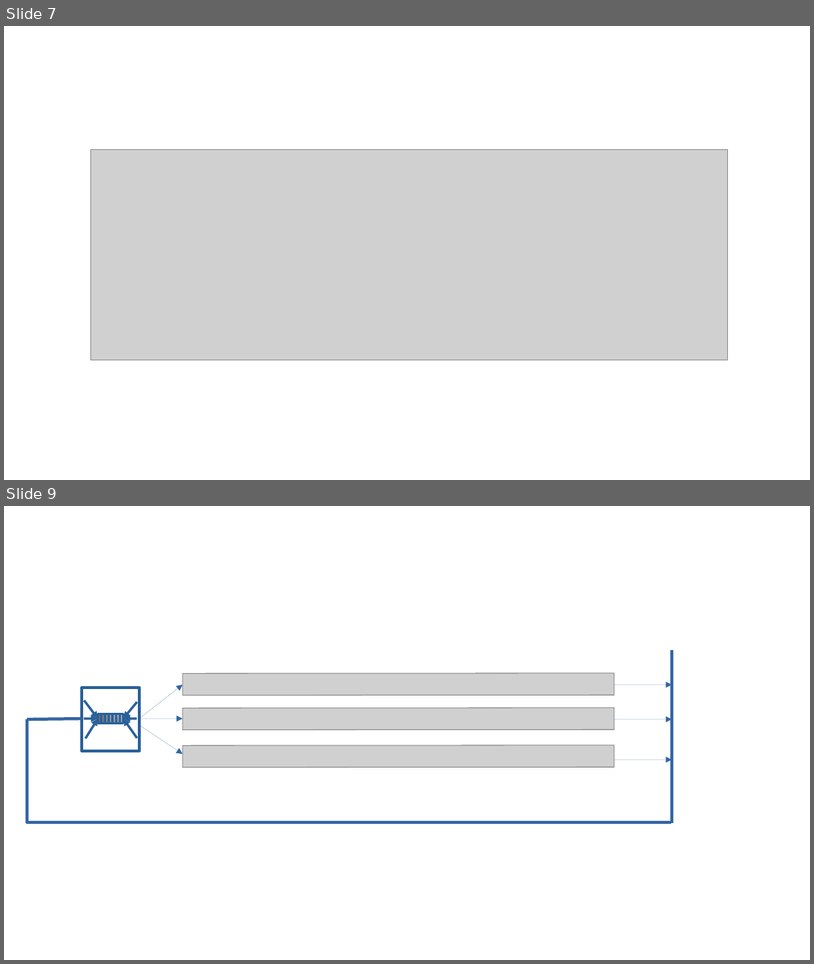
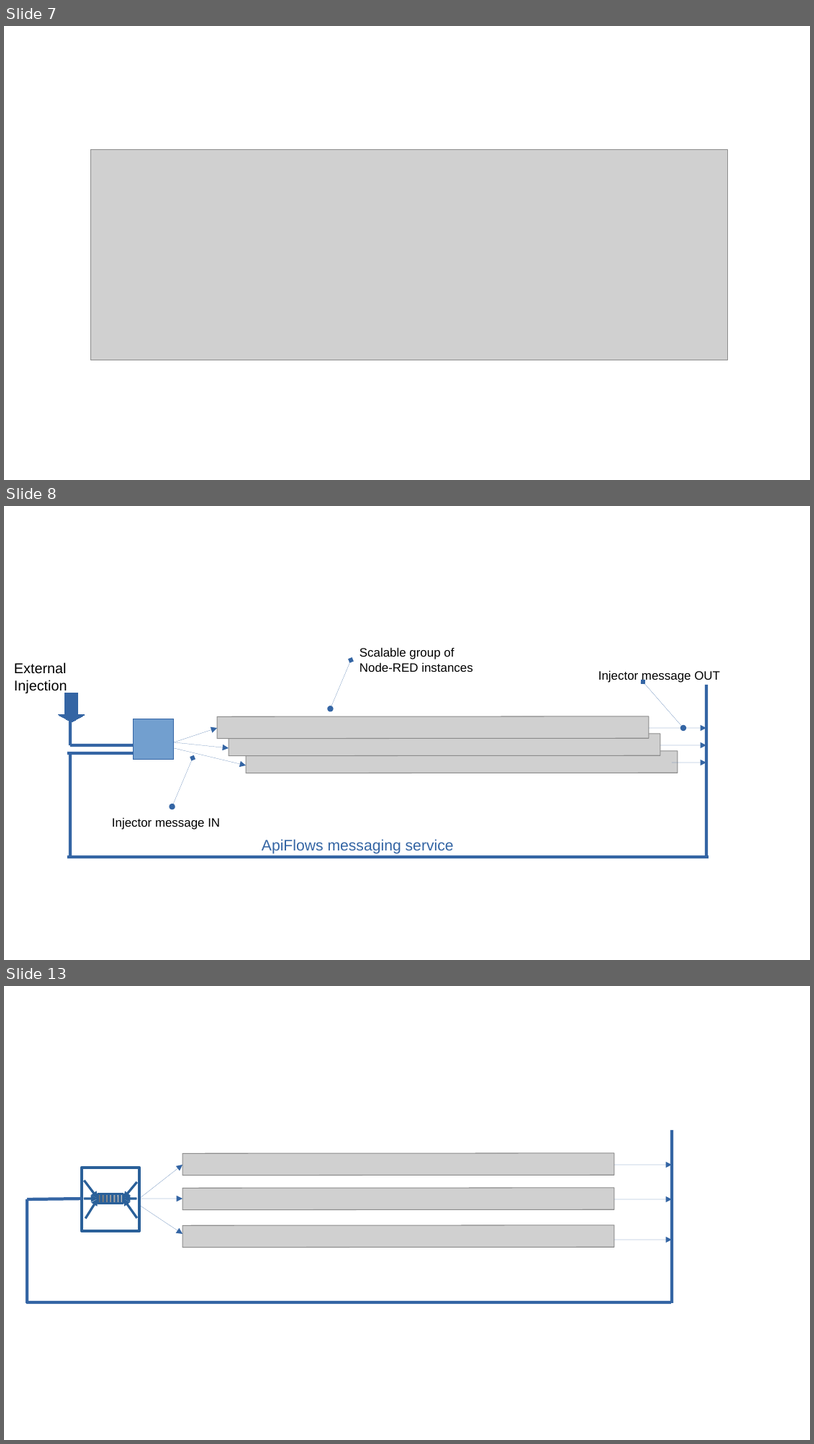
Before and after one commit to ApiValley/ApiFlows-Docs, a slide deck: presentation/Documentation_images_source.odp. Shown one above the other, each under a label of ours: slides 7 and 9 before the commit, slides 7, 8 and 13 after it; the slides between them are not shown. The pictures are 814x964 and 814x1444 pixels, drawn with LibreOffice and Linux fonts; fonts in the diff are those of the drawing; grey boxes stand for pictures. Boxes give left, top, right and bottom in pixels: in the first picture for what was removed or moved away, otherwise in the second. Text is boxed around its words. In the diff, an @@ line names an element or a change of style, - is before the commit and + after.

```diff
--- a/presentation/Documentation_images_source.odp
+++ b/presentation/Documentation_images_source.odp
@@ slide 8 added at [4,506,810,960], background #FFFFFF @@
@@ text added at [360,647,473,672], 12 pt, text #000000 @@
+Scalable group of
+Node-RED instances
@@ text added at [14,662,67,694], 14 pt, text #000000 @@
+External
+Injection
@@ double arrow added from (330, 709) to (351, 660), #3465A4 0 pt @@
@@ text added at [599,670,720,683], 12 pt, text #000000 @@
+Injector message OUT
@@ down arrow added at [59,693,85,722], fill #3465A4, outline #3465A4 0 pt @@
@@ line added from (70, 699) to (70, 745), #3465A4 3 pt @@
@@ double arrow added from (684, 728) to (643, 682), #3465A4 0 pt @@
@@ line added from (707, 685) to (707, 857), #3465A4 3 pt @@
@@ rectangle added at [134,719,174,759], fill #729FCF, outline #3465A4 0 pt @@
@@ picture added at [217,717,648,739] @@
@@ arrow added from (174, 742) to (217, 728), #3465A4 0 pt @@
@@ arrow added from (174, 742) to (229, 748), #3465A4 0 pt @@
@@ picture added at [229,734,661,756] @@
@@ arrow added from (649, 728) to (707, 728), #3465A4 0 pt @@
@@ line added from (134, 754) to (67, 754), #3465A4 3 pt @@
@@ line added from (70, 754) to (70, 857), #3465A4 3 pt @@
@@ line added from (134, 745) to (70, 745), #3465A4 3 pt @@
@@ double arrow added from (172, 807) to (193, 758), #3465A4 0 pt @@
@@ arrow added from (174, 748) to (246, 765), #3465A4 0 pt @@
@@ picture added at [246,751,678,773] @@
@@ arrow added from (661, 745) to (707, 745), #3465A4 0 pt @@
@@ arrow added from (672, 762) to (707, 762), #3465A4 0 pt @@
@@ text added at [112,817,220,829], 12 pt, text #000000 @@
+Injector message IN
@@ text added at [262,839,454,854], 15 pt, text #3465A4 @@
+ApiFlows messaging service
@@ line added from (710, 857) to (67, 857), #3465A4 3 pt @@
@@ what was slide 9 is now slide 13 @@
```
Also in this commit, not shown: 2 slides changed, 6 other slides added, 3 other files.
